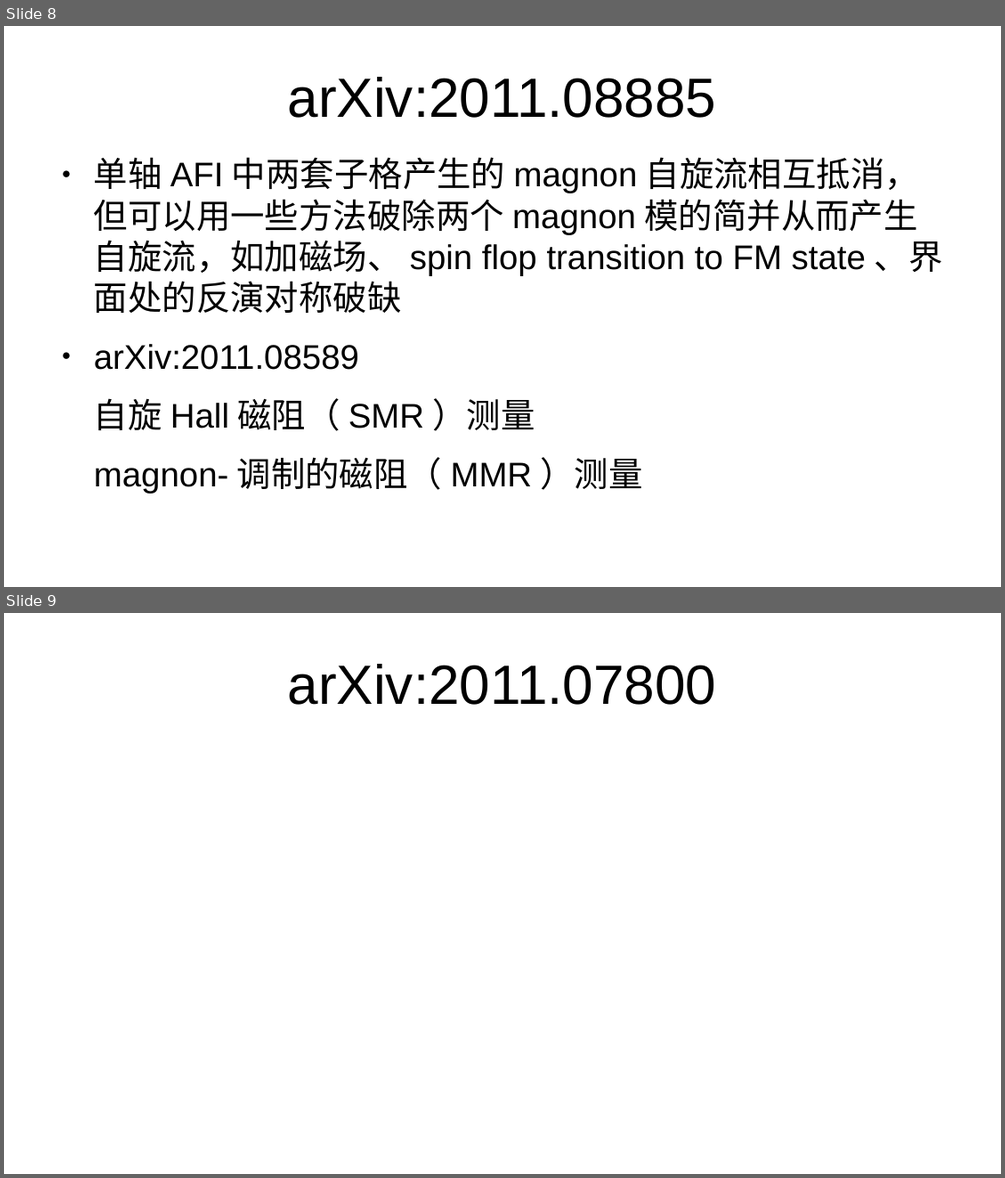
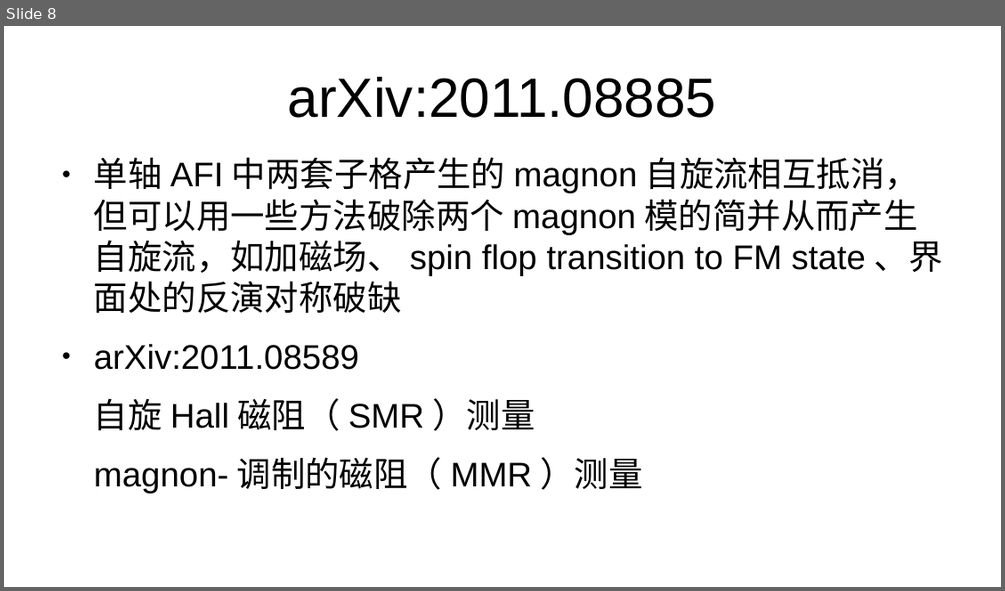
Before and after one commit to GoldenRaven/reference_reading, a slide deck: magnon.odp. Shown one above the other, each under a label of ours: slides 8 and 9 before the commit, slide 8 after it. The pictures are 1005x1178 and 1005x591 pixels, drawn with LibreOffice and Linux fonts; fonts in the diff are those of the drawing. Boxes give left, top, right and bottom in pixels: in the first picture for what was removed or moved away, otherwise in the second. Text is boxed around its words. In the diff, an @@ line names an element or a change of style, - is before the commit and + after.

```diff
--- a/magnon.odp
+++ b/magnon.odp
@@ slide 9 removed at (4,613,1001,1174), background #FFFFFF @@
@@ title removed at (288,664,717,705) @@
-arXiv:2011.07800
```
Also in this commit, not shown: 4 slides added, 6 other files.
